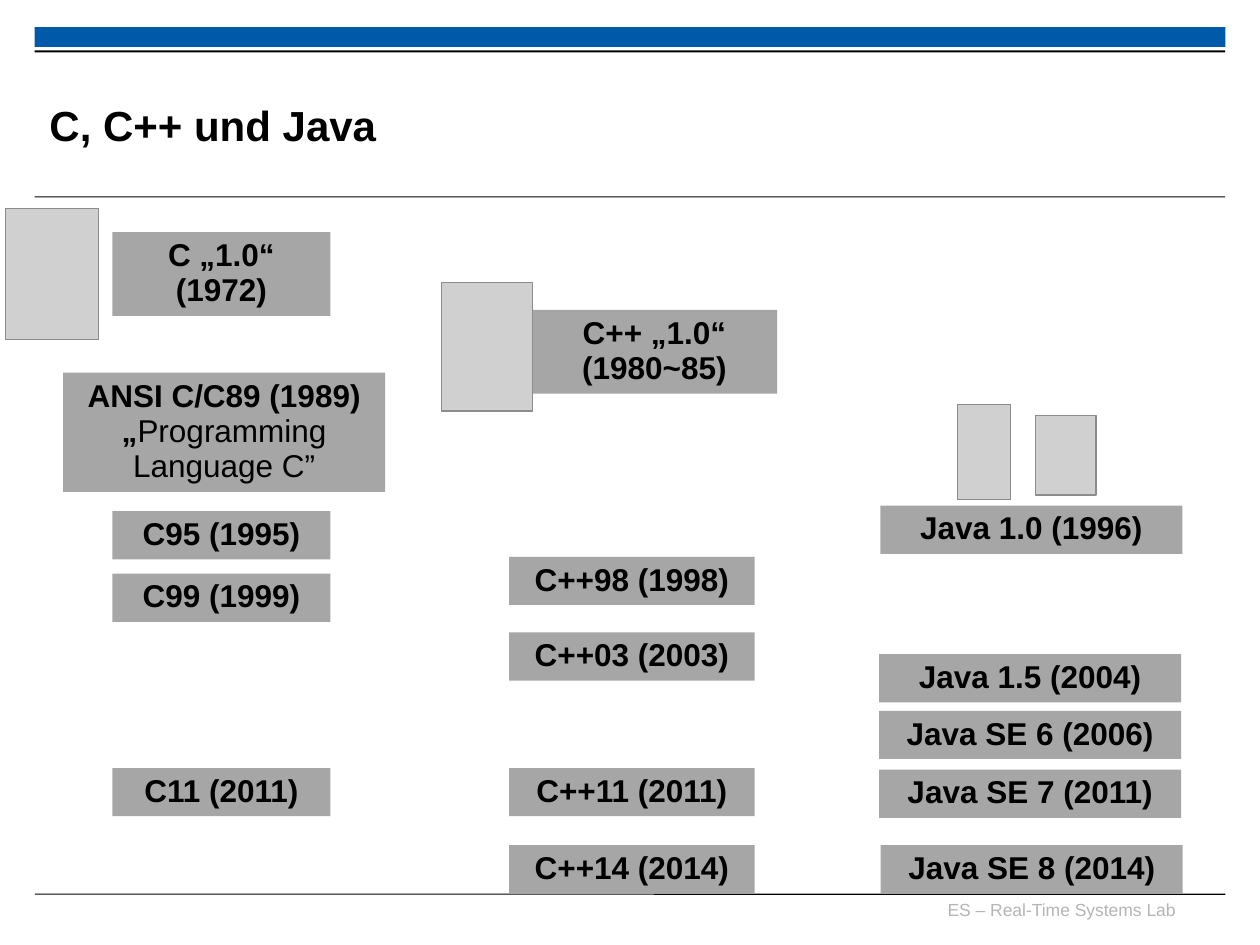
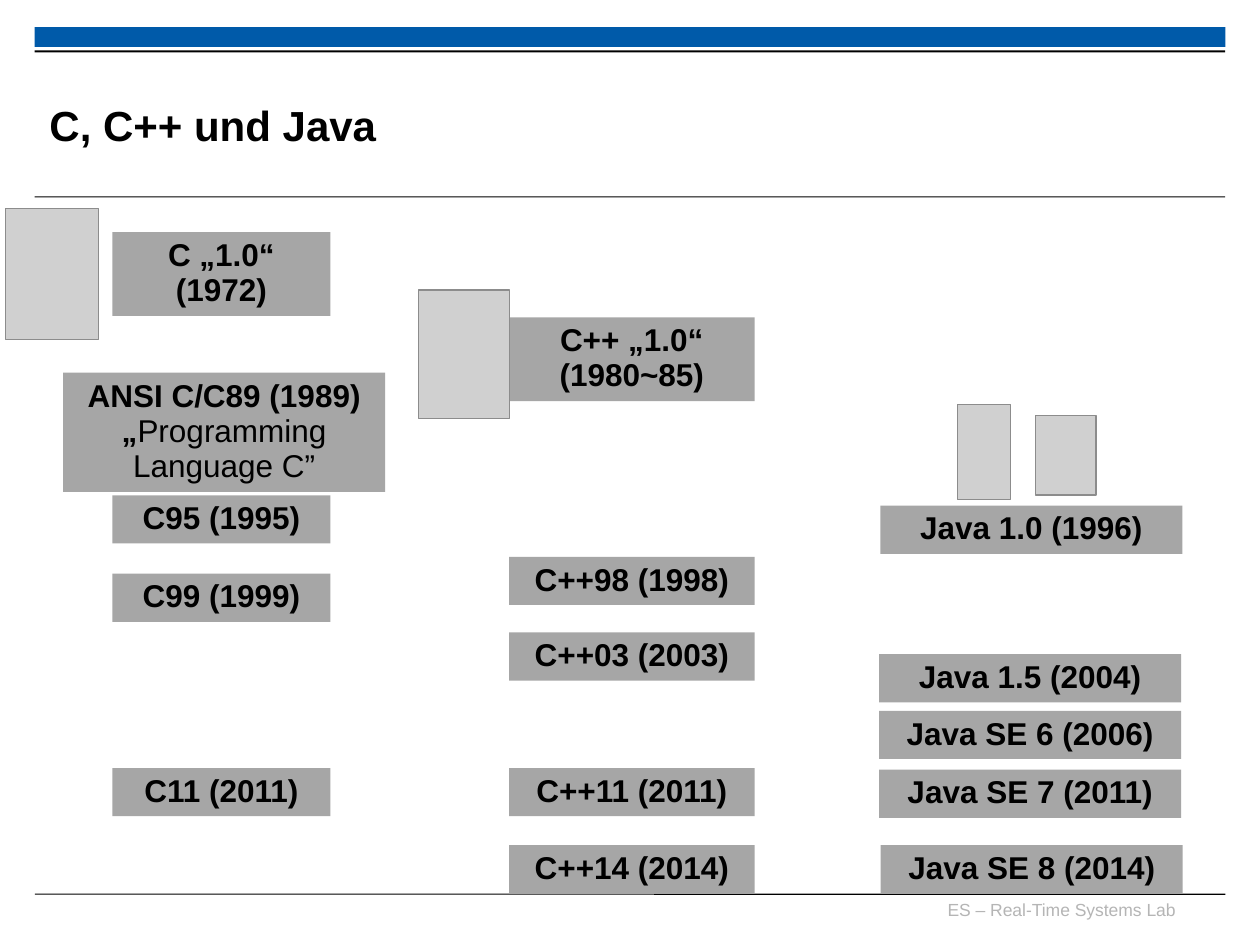
Before and after one commit to h82k/tud-cppp, a slide deck: slide 9 of vorlesung/cppp_lecture.pptx. Drawn at 1260x945 pixels with LibreOffice and Linux fonts; fonts in the diff are those of the drawing; grey boxes stand for pictures; background and template pictures are left out. Boxes give left, top, right and bottom in pixels: in the first picture for what was removed or moved away, otherwise in the second. Text is boxed around its words. In the diff, an @@ line names an element or a change of style, - is before the commit and + after.

Commit message:
Minor update

```diff
--- a/vorlesung/cppp_lecture.pptx
+++ b/vorlesung/cppp_lecture.pptx
@@ picture: place and size @@
-picture at [441,282,532,411]
+picture at [418,290,509,418]
@@ rectangle "C++ „1.0“ (1980~85)": place and size @@
-rectangle "C++ „1.0“ (1980~85)" at [532,310,777,393]
+rectangle "C++ „1.0“ (1980~85)" at [509,318,755,401]
@@ rectangle "C95 (1995)": place and size @@
-rectangle "C95 (1995)" at [112,512,330,559]
+rectangle "C95 (1995)" at [112,495,330,543]
```
